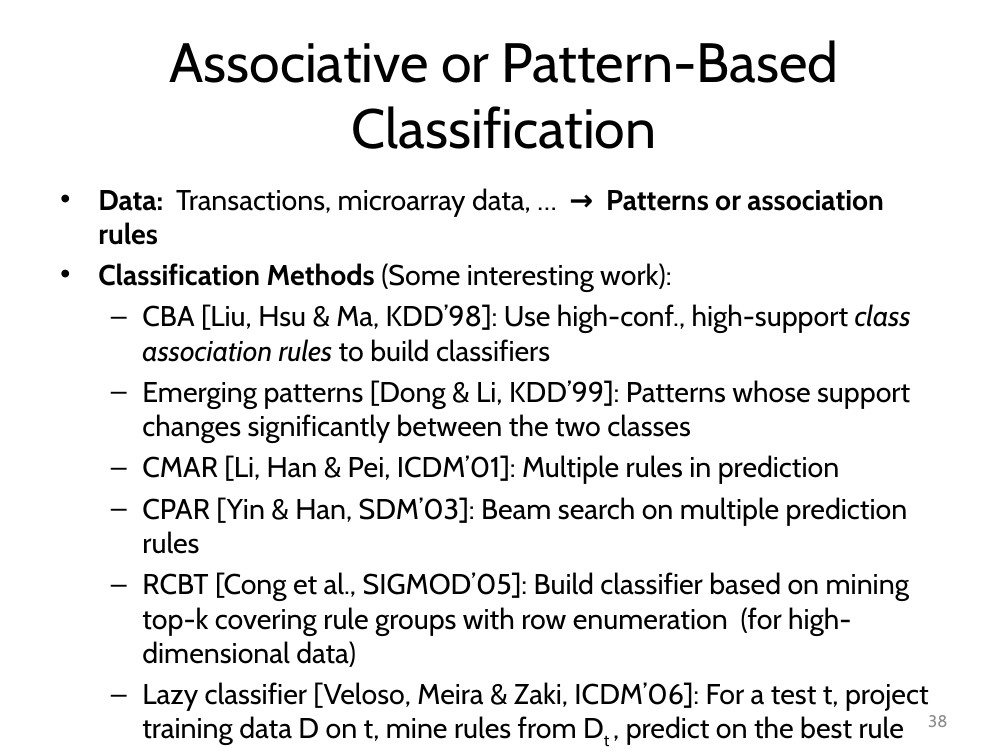
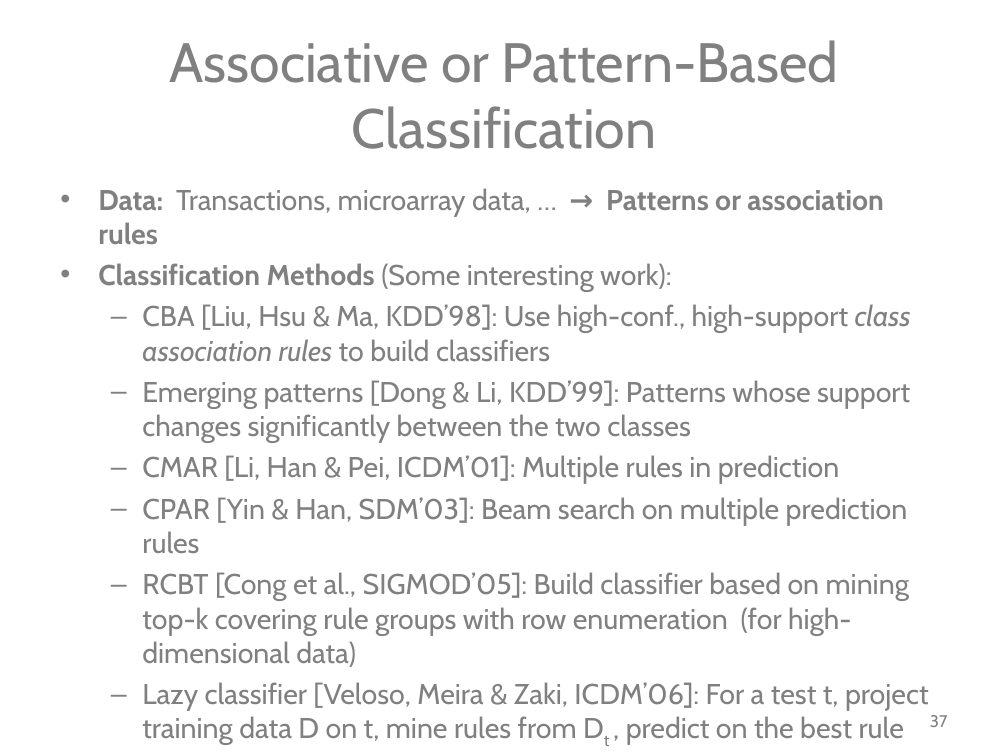
Before and after one commit to mjiang89/mjiang89.github.io, a slide deck: slide 37 of teaching/CS412Summer17-Chapter9.pptx (slide 38 before the commit). Drawn at 1008x756 pixels with LibreOffice and Linux fonts; fonts in the diff are those of the drawing. Boxes give left, top, right and bottom in pixels: in the first picture for what was removed or moved away, otherwise in the second. Text is boxed around its words. In the diff, an @@ line names an element or a change of style, - is before the commit and + after.

```diff
--- a/teaching/CS412Summer17-Chapter9.pptx
+++ b/teaching/CS412Summer17-Chapter9.pptx
@@ title "Associative or Pattern-Based Classification" at (169,40,839,149): text colour #000000 to #808080 @@
@@ text "Data: Transactions, microarray data, … ..." at (98,188,929,745): text colour #000000 to #808080 @@
@@ page number at (930,715,948,727): text changed; text colour #8C8C8C to #808080 @@
-38
+37
```
Also in this commit, not shown: 26 other slides changed, 1 slide removed, 1 other file.
